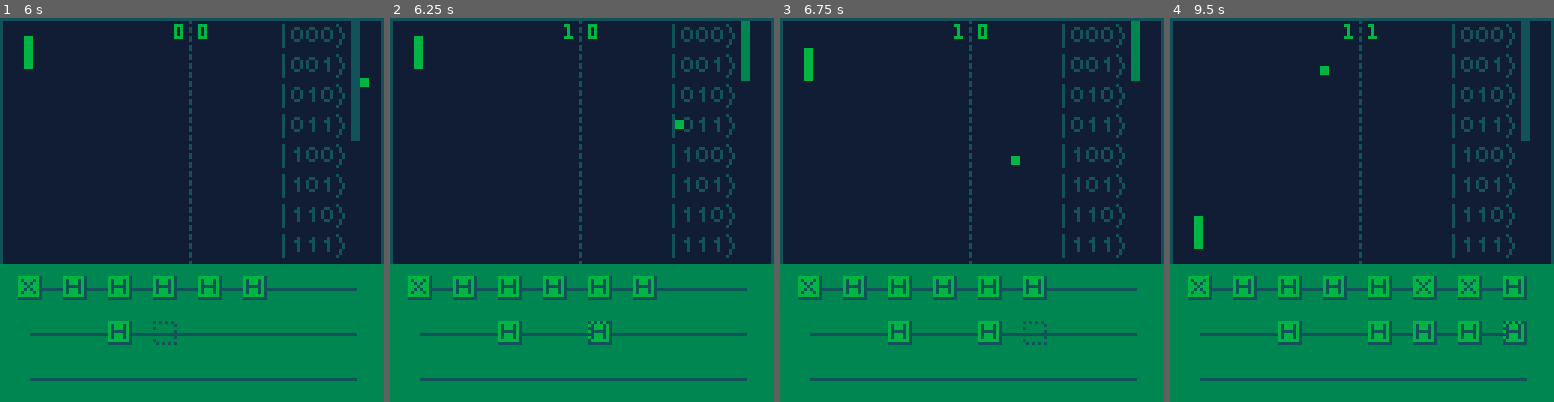
Above: before the commit, frames 1-4 (left to right).
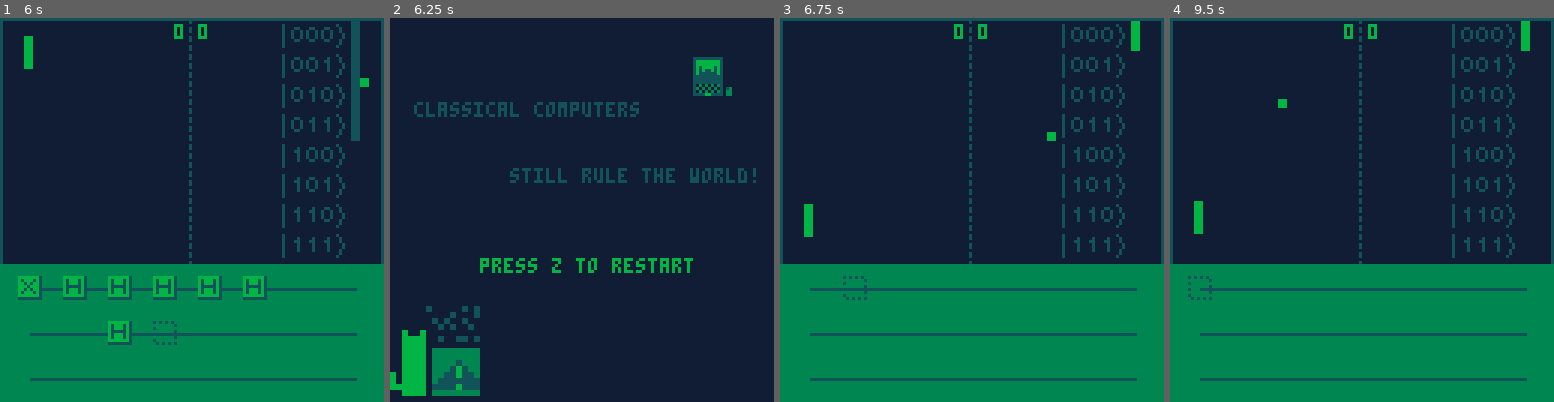
Above: after the commit, the same moments.

Repository: QPong/QPong-PICO-8
Game: PICO-8 cartridge qpong.p8
The game is run twice, just before and just after one commit, with the same random seed, the same clock (stepped at 60 frames per second) and the same inputs.
Inputs:
- Up to frame 1 (6 s): tap X (X key) at 0.33, 1.07, 1.85, 2.97, 4.08, 5.2 s; tap O (Z key) at 0.7, 1.7, 2.1, 2.5, 2.9, 3.3, 3.7, 4.1, 4.5, 4.9, 5.3, 5.7 s; hold Right 1.6-2.1 s; hold Up 2.15-2.42 s; hold Right 2.47-3.03 s; hold Left 3.08-3.58 s; hold Down 3.63-3.97 s; hold Right 4.02-4.68 s; hold Up 4.73-5.03 s; hold Left 5.08-5.68 s; hold Down from 5.73 s (still down)
- Up to frame 2 (6.25 s): release Down at 6.03 s; hold Right from 6.08 s (still down); tap O (Z key) at 6.1 s
- Up to frame 3 (6.75 s): tap X (X key) at 6.32 s; tap O (Z key) at 6.5 s; release Right at 6.58 s; hold Right from 6.63 s (still down)
- Up to frame 4 (9.5 s): tap O (Z key) every 0.4 s from 6.9 to 9.3 s; release Right at 7.13 s; hold Up 7.18-7.45 s; tap X (X key) at 7.43, 8.55 s; hold Right 7.5-8.07 s; hold Left 8.12-8.62 s; hold Down 8.67-9 s; hold Right from 9.05 s (still down)

Frame 1 is identical in both runs. In frame 2, 42% of the frame differs, in the area x 0-100%, y 0-100%; in frame 3, 4.0%; in frame 4, 5.9%.

Commit message:
use sspr to draw quantum advantage

Diff:
--- a/qpong.p8
+++ b/qpong.p8
@@ -558,27 +558,19 @@
 function draw_game_over()
   if scored == "player" then
     --player win
-    --TODO 192 208
-    print("you demostrated", 20 , 20 , 8)
-    for i = 1,4 do
-        spr(i+200,20+8*i,30)
-    end
-    for i = 1,5 do
-        spr(i+216,63+8*i,30)
-    end
-    spr(236,95,38)
-    spr(237,103,38)
-    --cat
+    print("you demostrated", 8, 28, 8)
+    -- quantum advantgage
+    sspr(0,112,80,16,24,40)
+    -- cat
     sspr(25,97,16,16,0,96,32,32)
 
     draw_qiskit_logo(100,10)
 
-    print("for the first time ",53,46,8)
-    print("in human history!",53,54,8)
-  --com win
-  --TODO
+    print("for the first time ",44,58,8)
+    print("in human history!",56,66,8)
   else
-    print("classical computers",20,30,8)
+    --com win
+    print("classical computers",8,28,8)
     print("still rule the world!",40,50,8)
     --cat
     sspr(1,97,16,16,0,96,32,32)
@@ -841,7 +833,7 @@
   end
 
   --score
-  win_score = 7
+  win_score = 1
   if ball.x > court.right then
       com_points += 1
       scored = "com"
Not shown, changed: 17 lines of the sprite sheet (__gfx__) section of qpong.p8
